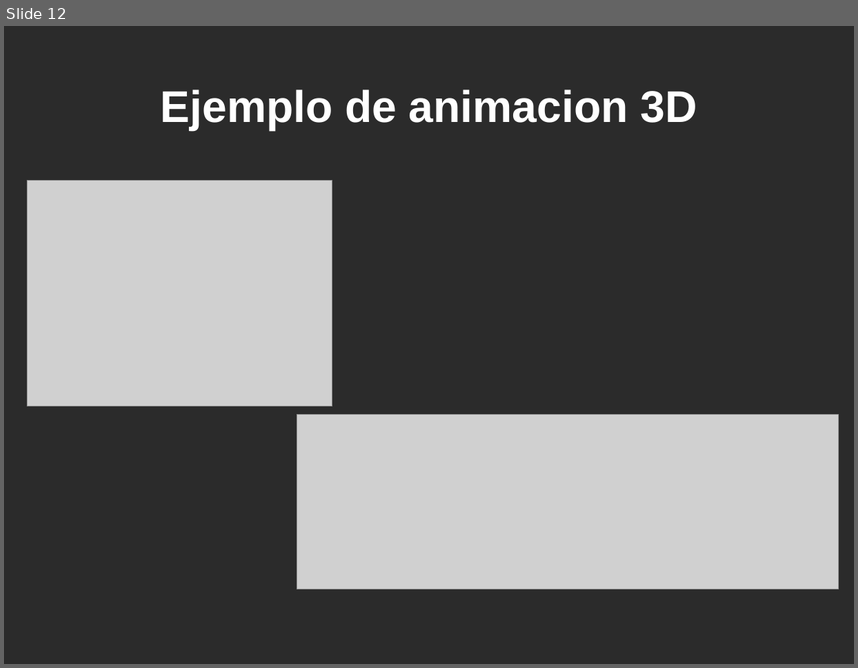
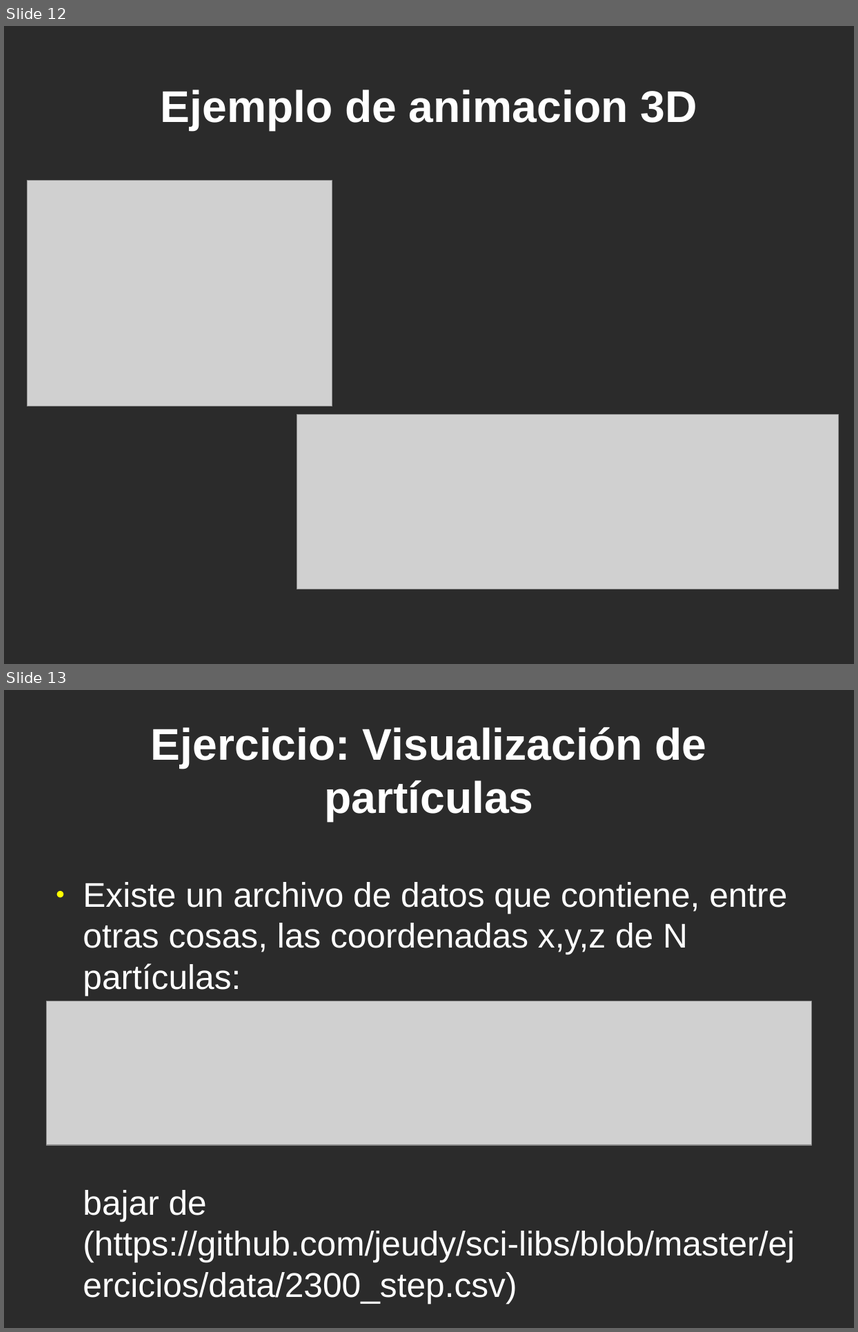
Before and after one commit to jeudy/clases_topicosI2013, a slide deck: 13-Plots-3D-Animacion.odp. Shown one above the other, each under a label of ours: slide 12 before the commit, slides 12 and 13 after it. The pictures are 858x668 and 858x1332 pixels, drawn with LibreOffice and Linux fonts; fonts in the diff are those of the drawing; grey boxes stand for pictures; background and template pictures are left out; a plain dark background stands for a picture behind light text. Boxes give left, top, right and bottom in pixels: in the first picture for what was removed or moved away, otherwise in the second. Text is boxed around its words. In the diff, an @@ line names an element or a change of style, - is before the commit and + after.

Commit message:
Agrega ejercicio de visualizacion

```diff
--- a/13-Plots-3D-Animacion.odp
+++ b/13-Plots-3D-Animacion.odp
@@ slide 13 added at [4,690,854,1328], background picture (left out) @@
@@ title added at [151,727,706,821], 41.4 pt, text #FFFFFF, bold @@
+Ejercicio: Visualización de partículas
@@ text added at [83,882,795,1303], 32 pt, text #FFFFFF @@
+● Existe un archivo de datos que contiene, entre otras cosas, las coordenadas x,y,z de N partículas:
+bajar de (https://github.com/jeudy/sci-libs/blob/master/ejercicios/data/2300_step.csv)
@@ picture added at [46,1001,812,1145] @@
```
Also in this commit, not shown: 1 other slide added.
